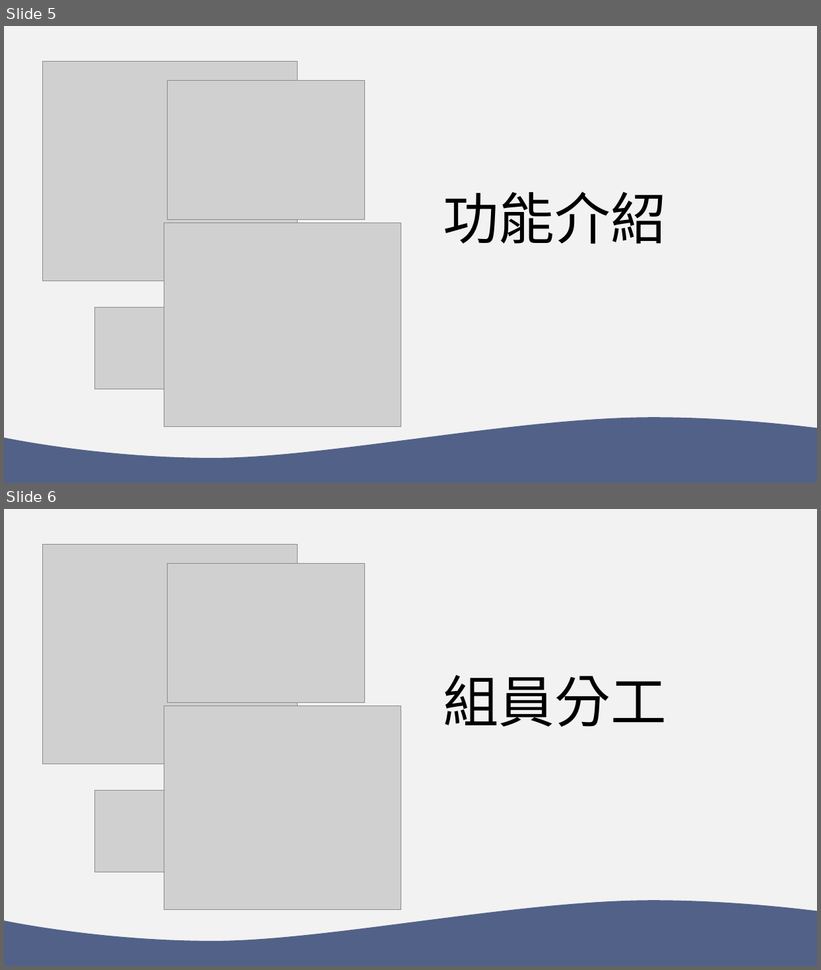
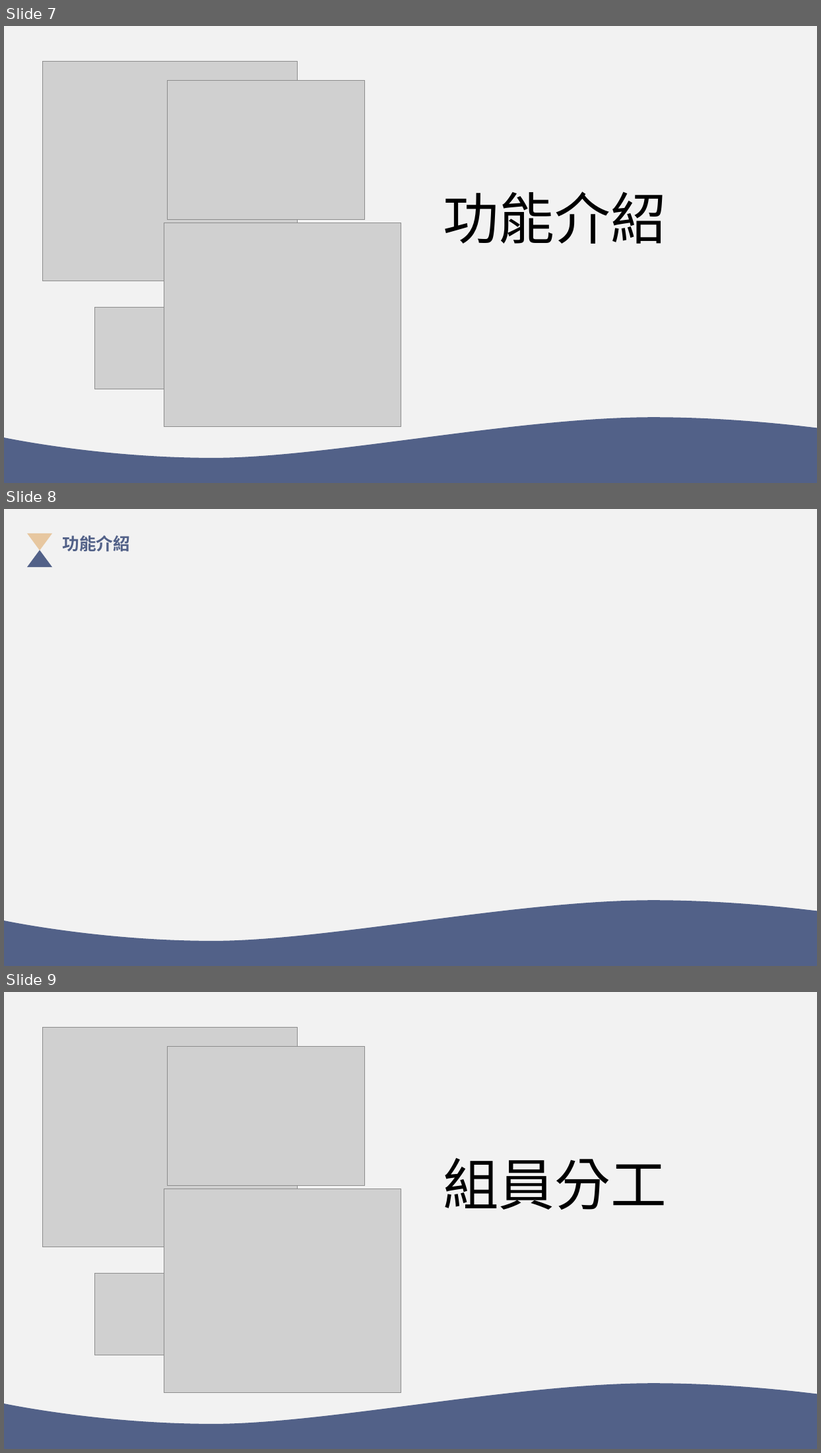
Before and after one commit to 35596035/End-of-period-project, a slide deck: 系統分析PPT.pptx. Shown one above the other, each under a label of ours: slides 5 and 6 before the commit, slides 7, 8 and 9 after it. The pictures are 821x970 and 821x1453 pixels, drawn with LibreOffice and Linux fonts; fonts in the diff are those of the drawing; grey boxes stand for pictures. Boxes give left, top, right and bottom in pixels: in the first picture for what was removed or moved away, otherwise in the second. Text is boxed around its words. In the diff, an @@ line names an element or a change of style, - is before the commit and + after.

```diff
--- a/系統分析PPT.pptx
+++ b/系統分析PPT.pptx
@@ slide 8 added at bbox=[4, 509, 817, 966], background #F2F2F2 @@
@@ triangle added at bbox=[27, 533, 52, 551], fill #E7C7A0 @@
@@ text added at bbox=[63, 535, 131, 552], 20 pt, text #526188, bold @@
+功能介紹
@@ triangle added at bbox=[27, 550, 52, 567], fill #526188 @@
@@ freeform shape added at bbox=[4, 900, 817, 966], fill #526188 @@
@@ what was slide 5 is now slide 7 @@
@@ what was slide 6 is now slide 9 @@
```
Also in this commit, not shown: 5 other slides added.
